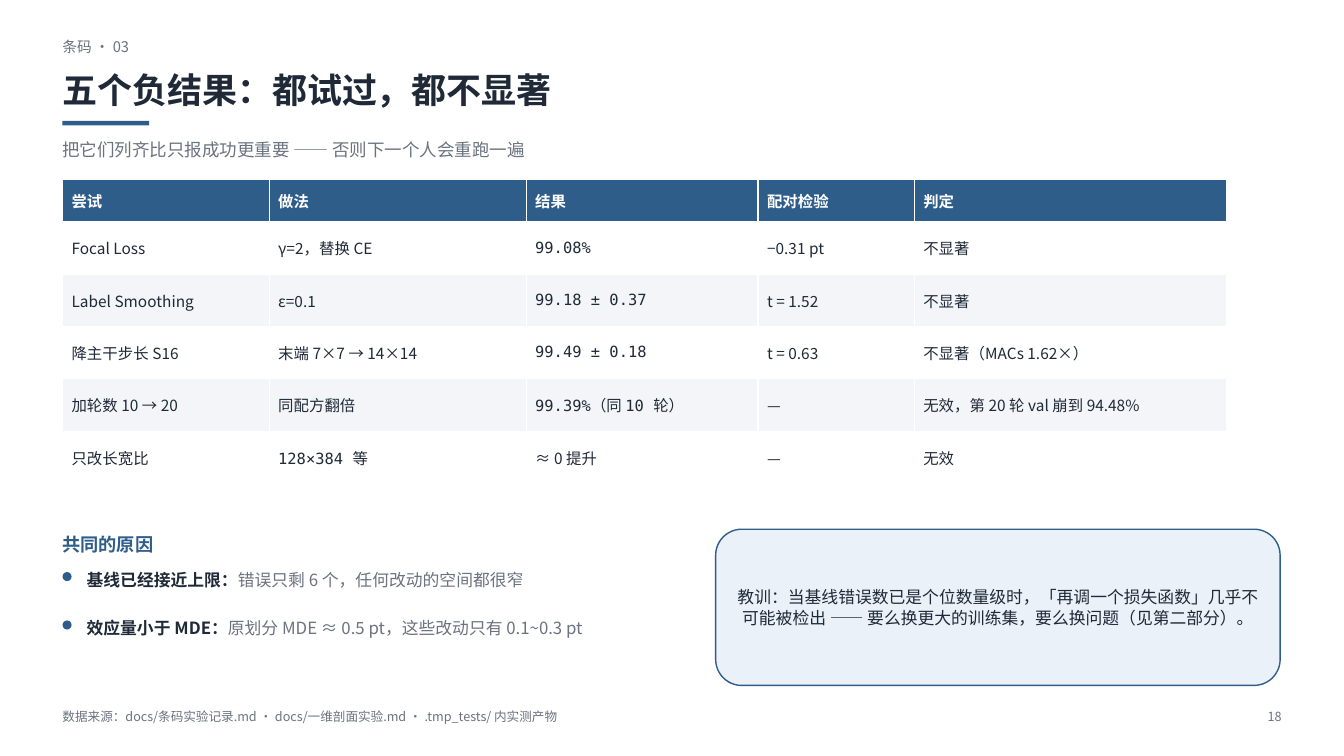
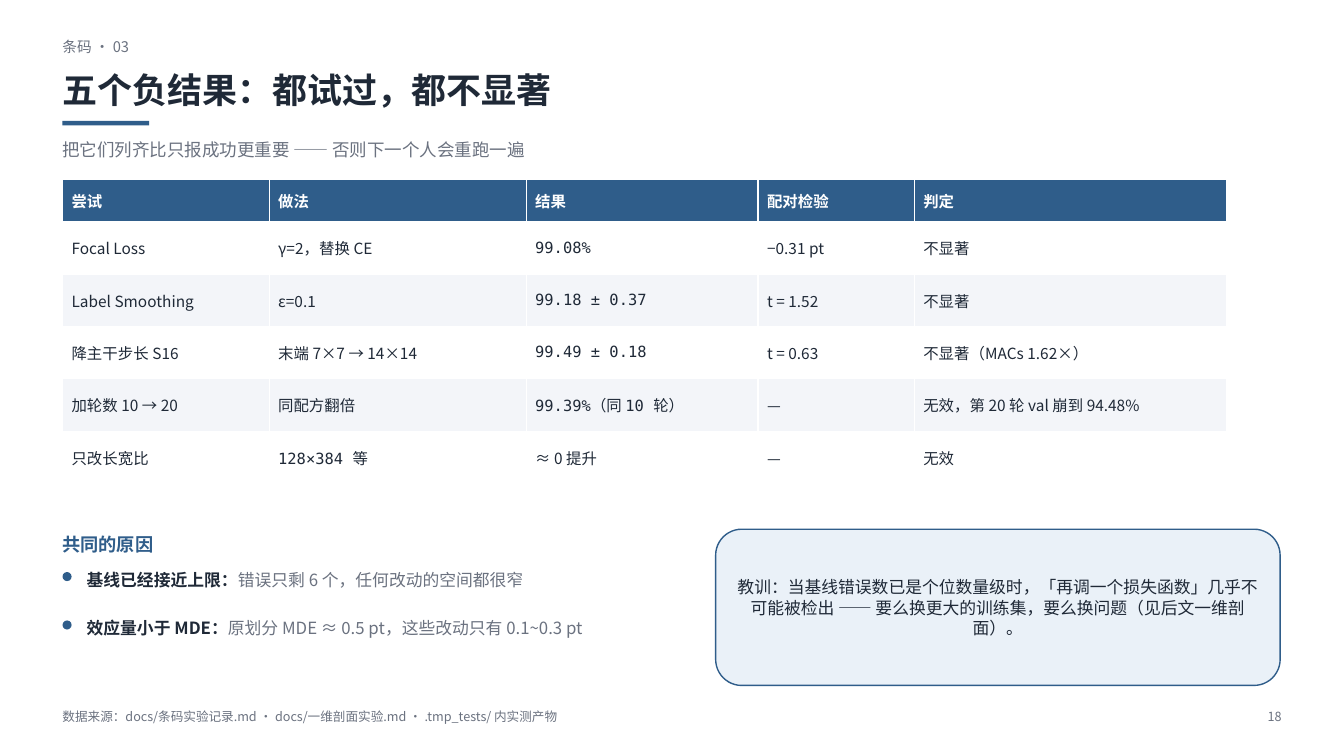
Before and after one commit to adddd392/study0, a slide deck: slide 18 of slides/第三周汇报.pptx. Drawn at 1344x756 pixels with LibreOffice and Linux fonts; fonts in the diff are those of the drawing. Boxes give left, top, right and bottom in pixels: in the first picture for what was removed or moved away, otherwise in the second. Text is boxed around its words. In the diff, an @@ line names an element or a change of style, - is before the commit and + after.

Commit message:
fix(slides): 条码 03 页去掉「见第二部分」的跨册引用
上一版虽已删掉第一/第二部分的分隔页，但条码 03 页的教训框里还留着
「见第二部分」——两册已各自成册，不再有"第几部分"这个说法。
改为「见后文一维剖面」。

校验：24 页，跨册措辞 0 处，版面问题 0，flake8 无告警。

```diff
--- a/slides/第三周汇报.pptx
+++ b/slides/第三周汇报.pptx
@@ text in rounded rectangle at (737, 579, 1257, 636): text changed @@
-教训：当基线错误数已是个位数量级时，「再调一个损失函数」几乎不可能被检出 —— 要么换更大的训练集，要么换问题（见第二部分）。
+教训：当基线错误数已是个位数量级时，「再调一个损失函数」几乎不可能被检出 —— 要么换更大的训练集，要么换问题（见后文一维剖面）。
```
Also in this commit, not shown: 1 other file.
